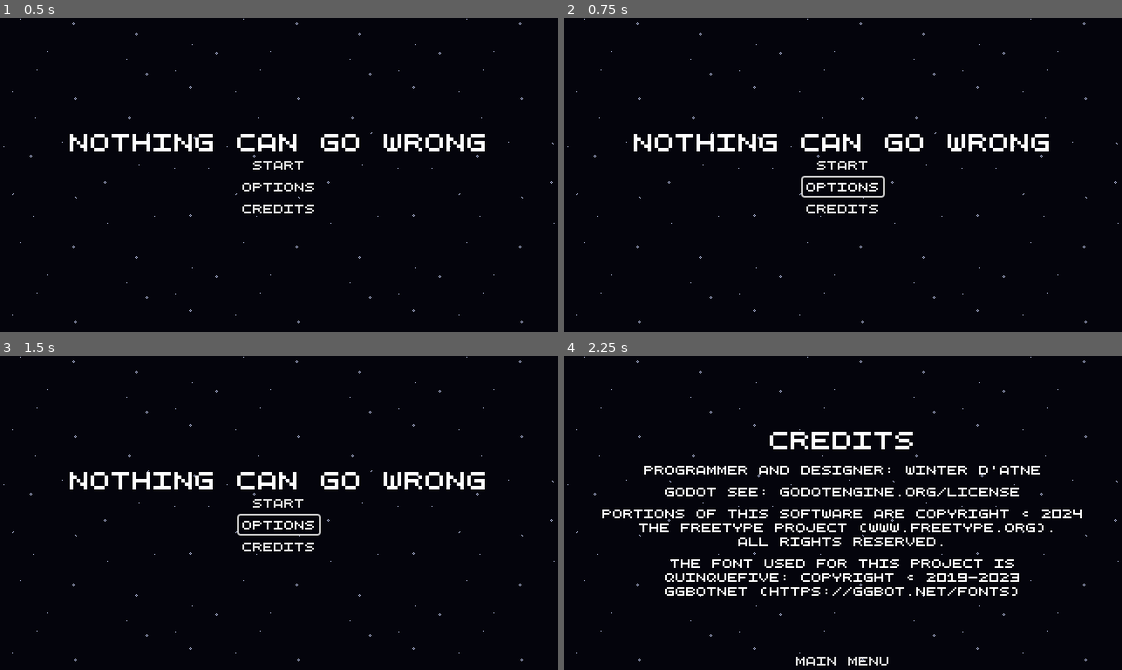
Above: before the commit, frames 1-4 (two rows, left to right).
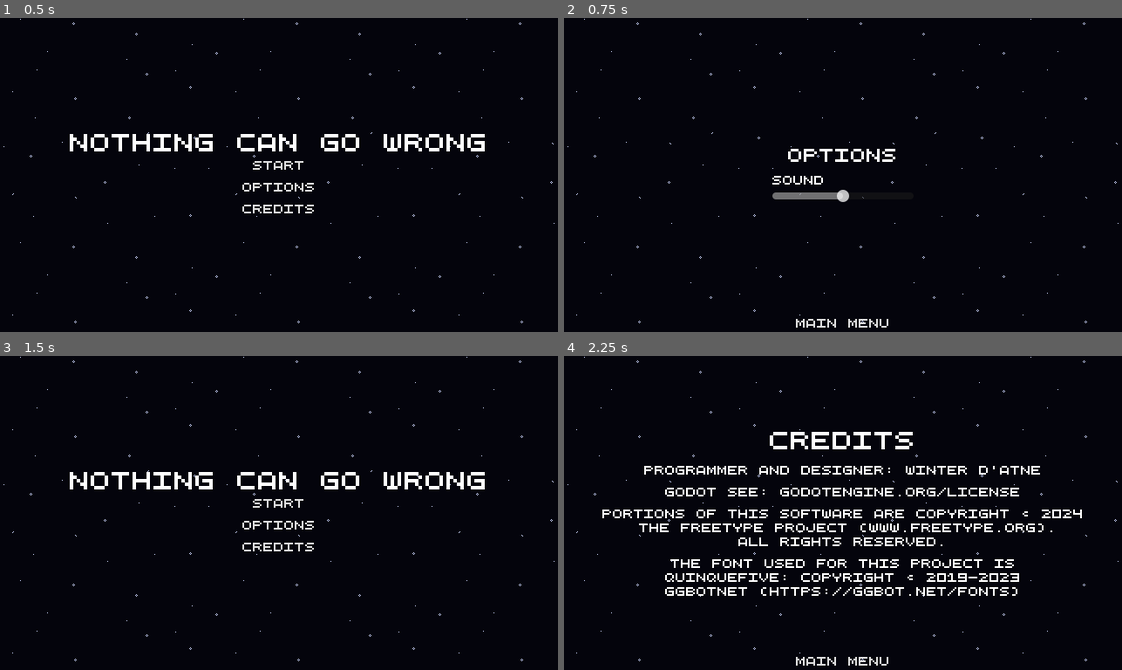
Above: after the commit, the same moments.

Repository: WinterAtne/Game-Jam
Game: Godot game, scene res://scenes/main.tscn
The game is run twice, just before and just after one commit, with the same random seed, the same clock (stepped at 60 frames per second) and the same inputs.
Inputs (mouse positions are in pixels of both pictures, inside the frame that each line leads up to):
- Up to frame 1 (0.5 s): no input
- Up to frame 2 (0.75 s): click "Options" at 0.5 s
- Up to frame 3 (1.5 s): click (279, 660) at 1.25 s, where only the run after the commit has a clickable "Main Menu"
- Up to frame 4 (2.25 s): click "Credits" at 2 s

Frame 1 is identical in both runs. In frame 2, 2.9% of the frame differs, in the area x 12-87%, y 36-99%; in frame 3, 0.2%; in frame 4, nothing differs.

Commit message:
Modified options

Diff:
--- /dev/null
+++ b/asssets/audio_bus.tres
@@ -0,0 +1,4 @@
+[gd_resource type="AudioBusLayout" format=3 uid="uid://c81qmu0nena31"]
+
+[resource]
+bus/0/volume_db = 0.0694828
--- a/scenes/main.gd
+++ b/scenes/main.gd
@@ -18,6 +18,12 @@
 	disable_ui()
 	disable_gameplay()
 	%MainMenu.visible = true
+	%MenuCamera.enabled = true
+
+func load_options() -> void:
+	disable_ui()
+	disable_gameplay()
+	%Options.visible = true
 	%MenuCamera.enabled = true
 
 func load_credits() -> void:
@@ -44,6 +50,7 @@
 	%MainMenu.visible = false
 	%Credits.visible = false
 	%DeathScreen.visible = false
+	%Options.visible = false
 	%MenuCamera.enabled = false
 
 func disable_gameplay() -> void:
--- a/scenes/main.tscn
+++ b/scenes/main.tscn
@@ -1,10 +1,11 @@
-[gd_scene load_steps=7 format=3 uid="uid://c46dertmd34yd"]
+[gd_scene load_steps=8 format=3 uid="uid://c46dertmd34yd"]
 
 [ext_resource type="Script" path="res://scenes/main.gd" id="1_vlr70"]
 [ext_resource type="PackedScene" uid="uid://bcp1yywo181cd" path="res://scenes/ui/main_menu.tscn" id="2_2ucyk"]
 [ext_resource type="PackedScene" uid="uid://c33c8c4k127jd" path="res://scenes/level.tscn" id="2_gxoi6"]
 [ext_resource type="PackedScene" uid="uid://b5dxatoq5gi2e" path="res://scenes/ui/credits.tscn" id="4_a46pt"]
 [ext_resource type="PackedScene" uid="uid://3mrfm35yqdr5" path="res://scenes/ui/death_screen.tscn" id="5_r7bqr"]
+[ext_resource type="PackedScene" uid="uid://xtm5srwoutqq" path="res://scenes/ui/options.tscn" id="6_6ceqs"]
 [ext_resource type="Texture2D" uid="uid://cmco2nuejtaka" path="res://asssets/tmp_stary_background.png" id="6_tesac"]
 
 [node name="Main" type="Node2D"]
@@ -22,6 +23,10 @@
 unique_name_in_owner = true
 visible = false
 
+[node name="Options" parent="." instance=ExtResource("6_6ceqs")]
+unique_name_in_owner = true
+visible = false
+
 [node name="TextureRect" type="Parallax2D" parent="."]
 show_behind_parent = true
 repeat_size = Vector2(256, 256)
@@ -34,11 +39,14 @@
 unique_name_in_owner = true
 
 [connection signal="button_down" from="MainMenu/CenterContainer/VBoxContainer/Start" to="." method="load_level"]
+[connection signal="button_down" from="MainMenu/CenterContainer/VBoxContainer/Options" to="." method="load_options"]
 [connection signal="button_down" from="MainMenu/CenterContainer/VBoxContainer/Credits" to="." method="load_credits"]
 [connection signal="button_down" from="Credits/Buttons/MainMenu" to="." method="load_main_menu"]
 [connection signal="button_down" from="DeathScreen/CenterContainer/VBoxContainer/Restart" to="." method="load_level"]
 [connection signal="button_down" from="DeathScreen/CenterContainer/VBoxContainer/Main Menu" to="." method="load_main_menu"]
+[connection signal="button_down" from="Options/Buttons/MainMenu" to="." method="load_main_menu"]
 
 [editable path="MainMenu"]
 [editable path="Credits"]
 [editable path="DeathScreen"]
+[editable path="Options"]
--- /dev/null
+++ b/scenes/ui/options.gd
@@ -0,0 +1,9 @@
+extends CanvasLayer
+
+
+func _on_sound_slider_value_changed(value: float) -> void:
+	AudioServer.set_bus_volume_db(0, value)
+	if value == %SoundSlider.min_value:
+		AudioServer.set_bus_mute(0, true)
+	else:
+		AudioServer.set_bus_mute(0, false)
--- /dev/null
+++ b/scenes/ui/options.tscn
@@ -0,0 +1,50 @@
+[gd_scene load_steps=2 format=3 uid="uid://xtm5srwoutqq"]
+
+[ext_resource type="Script" path="res://scenes/ui/options.gd" id="1_5ec14"]
+
+[node name="Options" type="CanvasLayer"]
+script = ExtResource("1_5ec14")
+
+[node name="CenterContainer" type="CenterContainer" parent="."]
+anchors_preset = 15
+anchor_right = 1.0
+anchor_bottom = 1.0
+grow_horizontal = 2
+grow_vertical = 2
+
+[node name="VBoxContainer" type="VBoxContainer" parent="CenterContainer"]
+layout_mode = 2
+
+[node name="Title" type="Label" parent="CenterContainer/VBoxContainer"]
+layout_mode = 2
+theme_override_font_sizes/font_size = 15
+text = " Options "
+
+[node name="MarginContainer" type="MarginContainer" parent="CenterContainer/VBoxContainer"]
+custom_minimum_size = Vector2(0, 5)
+layout_mode = 2
+
+[node name="SoundLabel" type="Label" parent="CenterContainer/VBoxContainer"]
+layout_mode = 2
+text = "Sound"
+
+[node name="SoundSlider" type="HSlider" parent="CenterContainer/VBoxContainer"]
+unique_name_in_owner = true
+layout_mode = 2
+min_value = -10.0
+max_value = 10.0
+
+[node name="Buttons" type="CenterContainer" parent="."]
+anchors_preset = 12
+anchor_top = 1.0
+anchor_right = 1.0
+anchor_bottom = 1.0
+grow_horizontal = 2
+grow_vertical = 0
+
+[node name="MainMenu" type="Button" parent="Buttons"]
+layout_mode = 2
+text = "Main Menu"
+flat = true
+
+[connection signal="value_changed" from="CenterContainer/VBoxContainer/SoundSlider" to="." method="_on_sound_slider_value_changed"]
